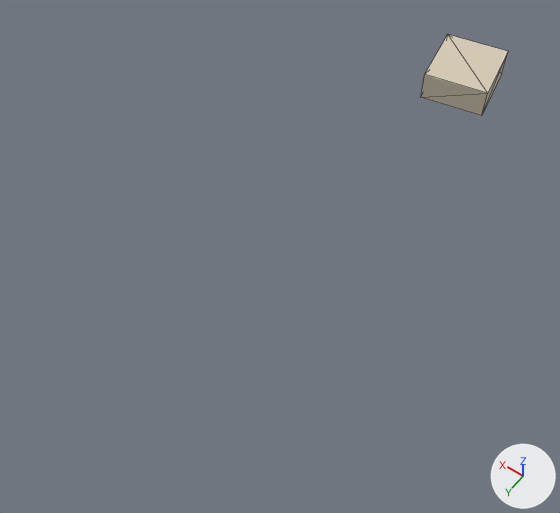
Two versions of the glTF model cwplans/docklands/data/places/london/tiles/14-16409-12882.glb, one commit apart.
Both versions are drawn from a 50 mm camera at (-288.9, 353.0, 105.9) aimed at (-241.4, 286.5, 1.4). Lighting does not change. The marker at lower right points along +X, +Y and +Z. The older version comes first. Mesh edges are drawn as thin lines.

The older version as bpy lines, for what is in view:
```python
me_mesh_0 = bpy.data.meshes.new('Mesh_0')
me_mesh_0.from_pydata([(-0.5, 0.5, 0.0), (0.5, 0.5, 0.0), (0.5, -0.5, 0.0), (-0.5, -0.5, 0.0), (-0.5, 0.5, 1.0), (0.5, 0.5, 1.0), (0.5, -0.5, 1.0), (-0.5, -0.5, 1.0)], [], [(0, 4, 1), (1, 4, 5), (1, 5, 2), (2, 5, 6), (2, 6, 3), (3, 6, 7), (3, 7, 0), (0, 7, 4), (4, 7, 5), (5, 7, 6)])
me_mesh_0.materials.append(mat_boxes)  # pale yellow #d7ccb7
ob_mesh_0 = bpy.data.objects.new('Mesh_0', me_mesh_0)
ob_mesh_0.parent = ob_node_0
ob_mesh_0.location = (-244.0, 222.9, -3.185)
ob_mesh_0.rotation_euler = (0.0, 0.0, 1.738)  # degrees (0, 0, 100)
ob_mesh_0.scale = (15.0, 13.4, 6.04)
```
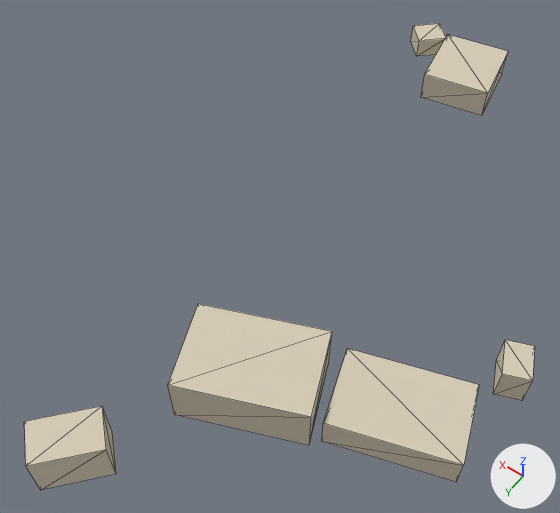
Boxes (x1, y1, x2, y2) around the edits, measured in the pictures (560 x 513 px):
'Mesh_0', moved, turned, rescaled
    before: (421, 35, 508, 116)
    after: (168, 304, 332, 445)
'Mesh_0.003', added (pale yellow)
    after: (322, 348, 479, 482)
'Mesh_0.005', added (pale yellow)
    after: (24, 406, 116, 490)
'Mesh_0.004', added (pale yellow)
    after: (493, 340, 535, 400)
'Mesh_0.002', added
    after: (411, 23, 446, 57)
'Mesh_0.001', unchanged, uncovered by the edit
    after: (421, 35, 508, 116)

The change, as a list of edits to the scene's bpy script:
```text
Change ob_mesh_0:
    ob_mesh_0.location: (-244.0, 222.9, -3.185) -> (-251.2, 307.4, -3.042)
    ob_mesh_0.rotation_euler: (0.0, 0.0, 1.738) -> (0.0, 0.0, 0.379)  # degrees (0, 0, 100) -> degrees (0, 0, 22)
    ob_mesh_0.scale: (15.0, 13.4, 6.04) -> (21.2, 14.6, 9.35)
Add ob_mesh_0_005:
    ob_mesh_0_005 = bpy.data.objects.new('Mesh_0.005', me_mesh_0)
    ob_mesh_0_005.parent = ob_node_0
    ob_mesh_0_005.location = (-237.3, 332.2, -2.909)
    ob_mesh_0_005.rotation_euler = (0.0, 0.0, 0.843)  # degrees (0, 0, 48)
    ob_mesh_0_005.scale = (10.8, 6.79, 8.43)
Add ob_mesh_0_004:
    ob_mesh_0_004 = bpy.data.objects.new('Mesh_0.004', me_mesh_0)
    ob_mesh_0_004.parent = ob_node_0
    ob_mesh_0_004.location = (-283.3, 282.8, -3.179)
    ob_mesh_0_004.rotation_euler = (0.0, 0.0, 1.939)  # degrees (0, 0, 111)
    ob_mesh_0_004.scale = (6.23, 4.5, 6.31)
Add ob_mesh_0_003:
    ob_mesh_0_003 = bpy.data.objects.new('Mesh_0.003', me_mesh_0)
    ob_mesh_0_003.parent = ob_node_0
    ob_mesh_0_003.location = (-272.6, 299.3, -3.142)
    ob_mesh_0_003.rotation_euler = (0.0, 0.0, 1.874)  # degrees (0, 0, 107)
    ob_mesh_0_003.scale = (13.3, 20.3, 6.05)
Add ob_mesh_0_002:
    ob_mesh_0_002 = bpy.data.objects.new('Mesh_0.002', me_mesh_0)
    ob_mesh_0_002.parent = ob_node_0
    ob_mesh_0_002.location = (-231.6, 215.8, -3.133)
    ob_mesh_0_002.rotation_euler = (0.0, 0.0, 0.758)  # degrees (0, 0, 43)
    ob_mesh_0_002.scale = (6.1, 5.53, 4.21)
```
